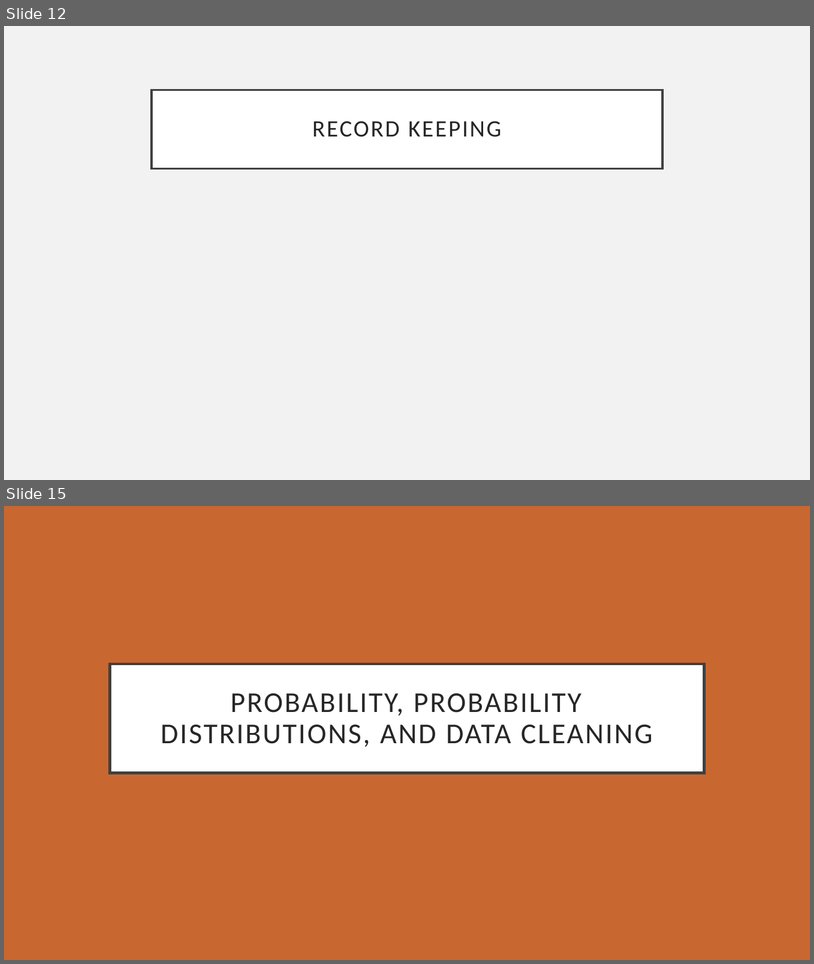
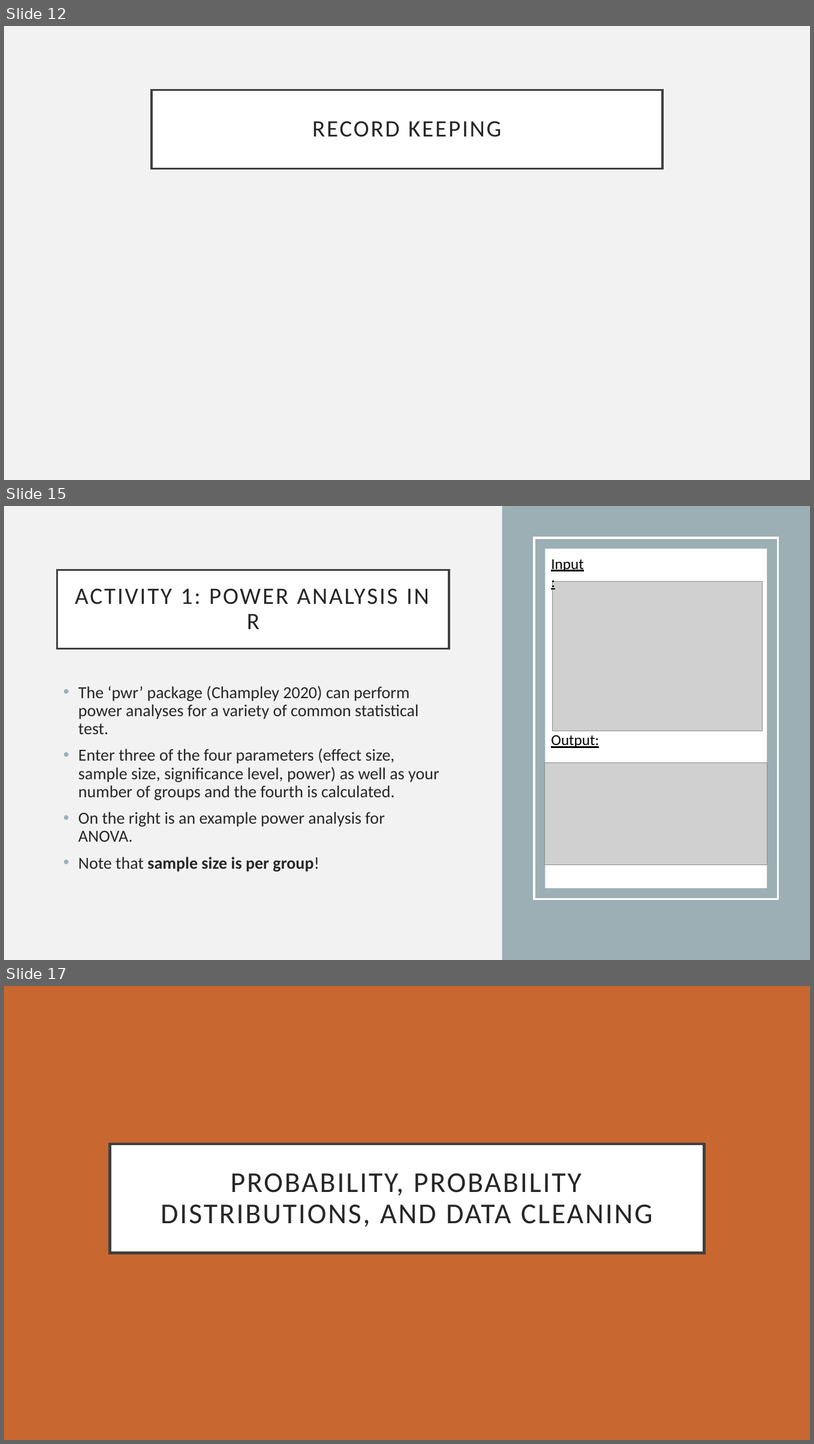
Before and after one commit to eholdmore/StatsForCompBio, a slide deck: Stats-for-Comp-Bio.pptx. Shown one above the other, each under a label of ours: slides 12 and 15 before the commit, slides 12, 15 and 17 after it; the slides between them are not shown. The pictures are 814x964 and 814x1444 pixels, drawn with LibreOffice and Linux fonts; fonts in the diff are those of the drawing; grey boxes stand for pictures. Boxes give left, top, right and bottom in pixels: in the first picture for what was removed or moved away, otherwise in the second. Text is boxed around its words. In the diff, an @@ line names an element or a change of style, - is before the commit and + after.

```diff
--- a/Stats-for-Comp-Bio.pptx
+++ b/Stats-for-Comp-Bio.pptx
@@ slide 15 added at (4,506,810,960), background #F2F2F2 @@
@@ rectangle added at (503,506,810,960), fill #9BAFB5 @@
@@ rectangle added at (534,537,779,898), outline #FFFFFF 2.5 pt @@
@@ rectangle added at (545,549,767,888), fill #FFFFFF @@
@@ text added at (551,559,584,571), 18 pt, text #000000, underline @@
+Input:
@@ title added at (57,570,449,648), fill #FFFFFF, outline #404040 2.5 pt, 28 pt, text #262626 @@
+ACTIVITY 1: POWER ANALYSIS IN R
@@ picture added at (552,582,762,730) @@
@@ text added at (78,685,440,871), 20 pt, text #262626 @@
+• The ‘pwr’ package (Champley 2020) can perform power analyses for a variety of common statistical test.
+• Enter three of the four parameters (effect size, sample size, significance level, power) as well as your number of groups and the fourth is calculated.
+• On the right is an example power analysis for ANOVA.
+• Note that sample size is per group!
@@ text added at (551,735,599,748), 18 pt, text #000000, underline @@
+Output:
@@ picture added at (545,762,767,864) @@
@@ what was slide 15 is now slide 17 @@
```
Also in this commit, not shown: 3 slides changed, 2 other slides added, 6 other files.
